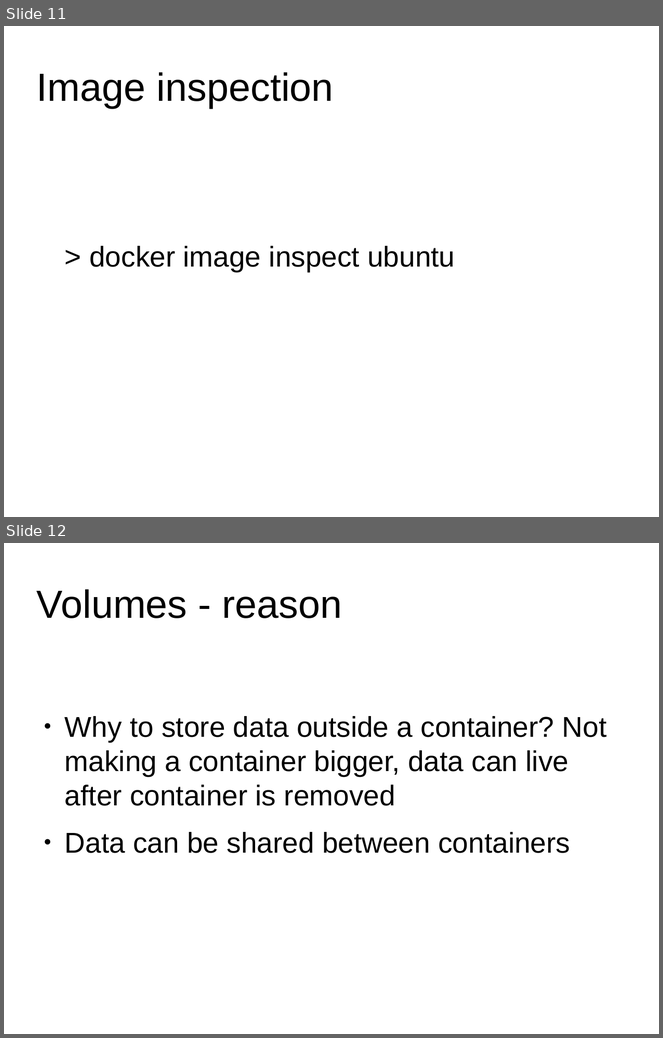
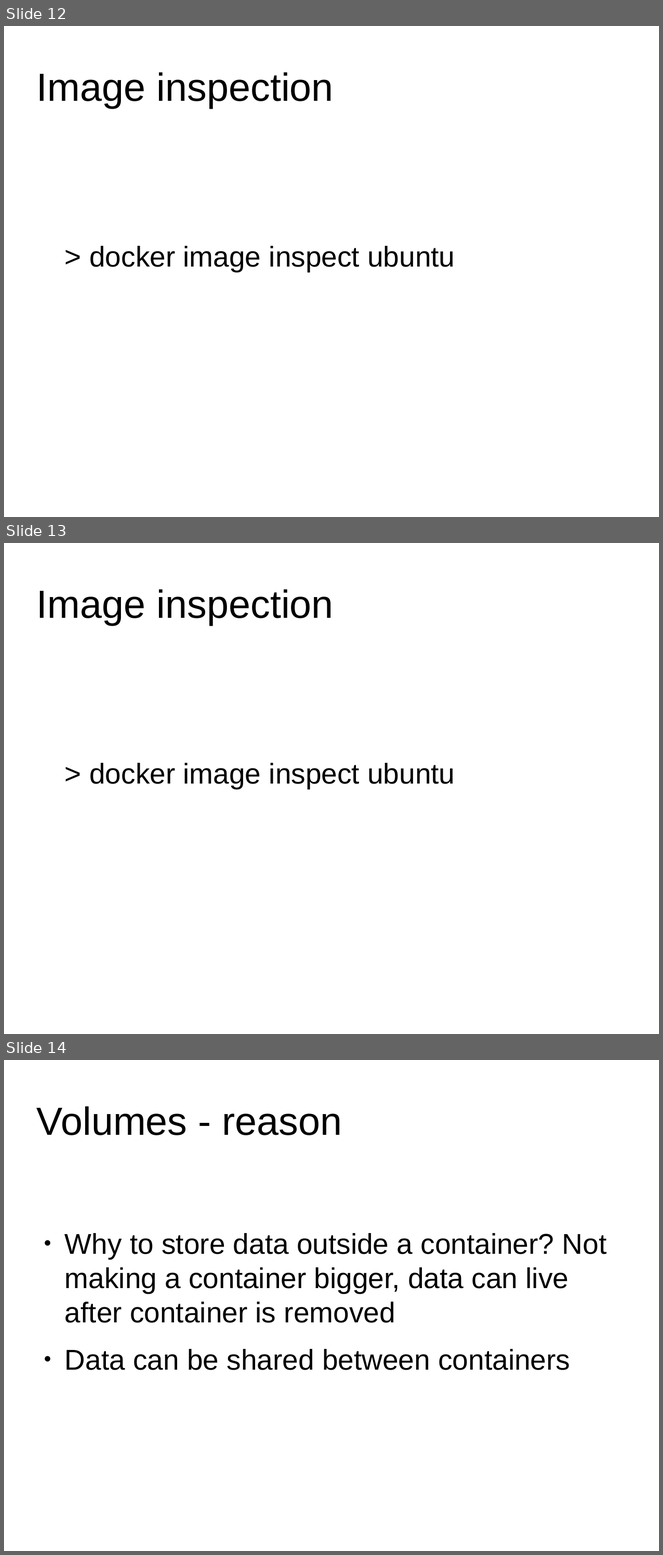
Before and after one commit to meshuga/docker-training, a slide deck: workshop.odp. Shown one above the other, each under a label of ours: slides 11 and 12 before the commit, slides 12, 13 and 14 after it. The pictures are 663x1038 and 663x1555 pixels, drawn with LibreOffice and Linux fonts; fonts in the diff are those of the drawing; background and template pictures are left out. Boxes give left, top, right and bottom in pixels: in the first picture for what was removed or moved away, otherwise in the second. Text is boxed around its words. In the diff, an @@ line names an element or a change of style, - is before the commit and + after.

```diff
--- a/workshop.odp
+++ b/workshop.odp
@@ slide 13 added at [4,543,659,1034], background #FFFFFF @@
@@ title added at [37,589,334,625], 47.6 pt, text #000000 @@
+Image inspection
@@ text added at [89,763,455,789], 34.7 pt, text #000000 @@
+> docker image inspect ubuntu
@@ what was slide 11 is now slide 12 @@
@@ what was slide 12 is now slide 14 @@
```
Also in this commit, not shown: 4 other slides added, 1 other file.
